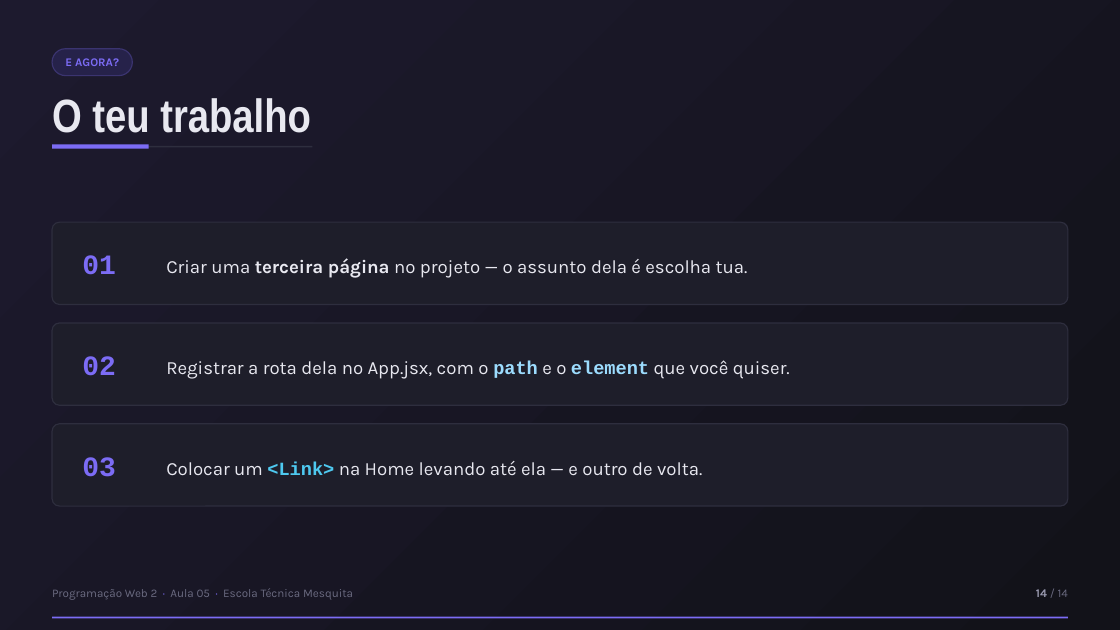
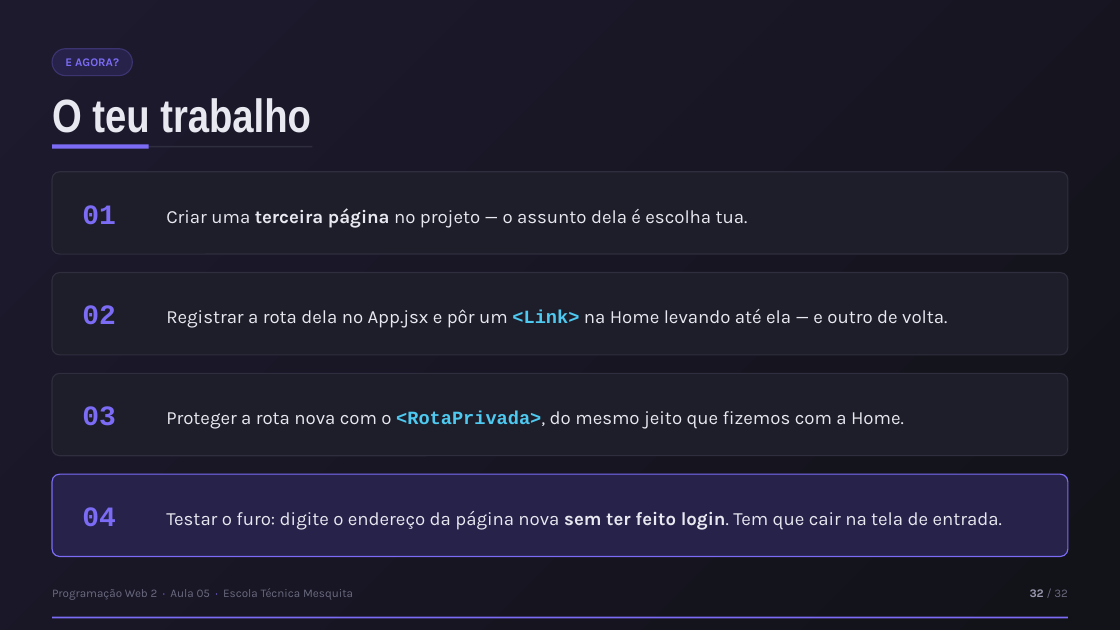
Before and after one commit to enascentedev/aula-desenvolvimento-web, a slide deck: slide 32 of aula-5/slides/Aula05-Navegando-Entre-Paginas.pptx (slide 14 before the commit). Drawn at 1120x630 pixels with LibreOffice and Linux fonts; fonts in the diff are those of the drawing. Boxes give left, top, right and bottom in pixels: in the first picture for what was removed or moved away, otherwise in the second. Text is boxed around its words. In the diff, an @@ line names an element or a change of style, - is before the commit and + after.

```diff
--- a/aula-5/slides/Aula05-Navegando-Entre-Paginas.pptx
+++ b/aula-5/slides/Aula05-Navegando-Entre-Paginas.pptx
@@ 4 texts, 3 rounded rectangles moved together from (x1=52, y1=223, x2=1068, y2=506) to (x1=52, y1=171, x2=1068, y2=456) @@
@@ text at (x1=166, y1=309, x2=947, y2=328): text changed @@
-Registrar a rota dela no App.jsx, com o path e o element que você quiser.
+Registrar a rota dela no App.jsx e pôr um <Link> na Home levando até ela — e outro de volta.
@@ text at (x1=166, y1=411, x2=904, y2=429): text changed @@
-Colocar um <Link> na Home levando até ela — e outro de volta.
+Proteger a rota nova com o <RotaPrivada>, do mesmo jeito que fizemos com a Home.
@@ rounded rectangle added at (x1=52, y1=474, x2=1068, y2=556), fill #26224A, outline #7C6CF5 1 pt @@
@@ text added at (x1=82, y1=507, x2=116, y2=527), 24 pt, text #7C6CF5, bold @@
+04
@@ text added at (x1=166, y1=511, x2=1002, y2=530), 16 pt, text #E8E8F0 @@
+Testar o furo: digite o endereço da página nova sem ter feito login. Tem que cair na tela de entrada.
@@ text at (x1=1030, y1=589, x2=1068, y2=597): text changed @@
-14 / 14
+32 / 32
```
Also in this commit, not shown: 13 other slides changed, 18 slides added, 16 other files.
